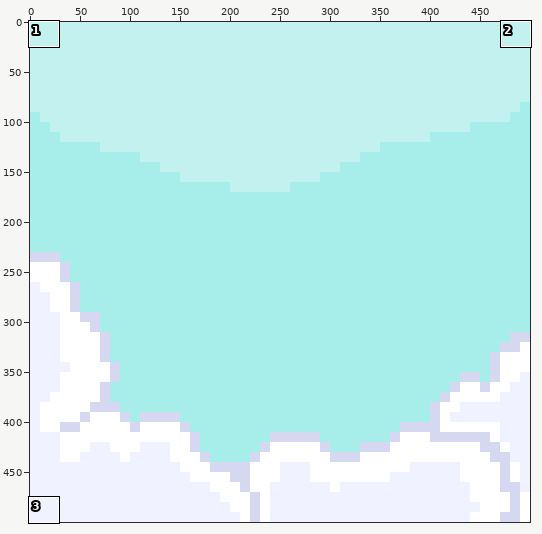
Two versions of one sprite sheet, assets/sky-morning.png. Above, an overview of the earlier version with the close-up marked.
Close-up. First the earlier version:
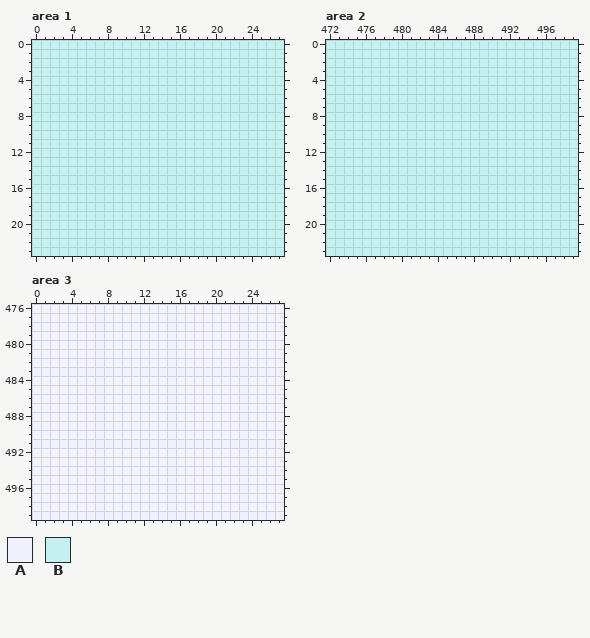
The file is 500x500 pixels. Pixels under 10% opacity are left out. Colours within 5 levels of each other are drawn and written as one. Shown: area 1: x 0..27, y 0..23; area 2: x 472..499, y 0..23; area 3: x 0..27, y 476..499. The commit also changed other parts of the picture, which this record leaves out.
Palette (. is transparent): A #f1f2ff  B #c2f1ef
Pixels before, area 1, first column x 0:
 0 BBBBBBBBBBBBBBBBBBBBBBBBBBBB
 1 BBBBBBBBBBBBBBBBBBBBBBBBBBBB
 2 BBBBBBBBBBBBBBBBBBBBBBBBBBBB
 3 BBBBBBBBBBBBBBBBBBBBBBBBBBBB
 4 BBBBBBBBBBBBBBBBBBBBBBBBBBBB
 5 BBBBBBBBBBBBBBBBBBBBBBBBBBBB
 6 BBBBBBBBBBBBBBBBBBBBBBBBBBBB
 7 BBBBBBBBBBBBBBBBBBBBBBBBBBBB
 8 BBBBBBBBBBBBBBBBBBBBBBBBBBBB
 9 BBBBBBBBBBBBBBBBBBBBBBBBBBBB
10 BBBBBBBBBBBBBBBBBBBBBBBBBBBB
11 BBBBBBBBBBBBBBBBBBBBBBBBBBBB
12 BBBBBBBBBBBBBBBBBBBBBBBBBBBB
13 BBBBBBBBBBBBBBBBBBBBBBBBBBBB
14 BBBBBBBBBBBBBBBBBBBBBBBBBBBB
15 BBBBBBBBBBBBBBBBBBBBBBBBBBBB
16 BBBBBBBBBBBBBBBBBBBBBBBBBBBB
17 BBBBBBBBBBBBBBBBBBBBBBBBBBBB
18 BBBBBBBBBBBBBBBBBBBBBBBBBBBB
19 BBBBBBBBBBBBBBBBBBBBBBBBBBBB
20 BBBBBBBBBBBBBBBBBBBBBBBBBBBB
21 BBBBBBBBBBBBBBBBBBBBBBBBBBBB
22 BBBBBBBBBBBBBBBBBBBBBBBBBBBB
23 BBBBBBBBBBBBBBBBBBBBBBBBBBBB
Pixels before, area 2, first column x 472:
 0 BBBBBBBBBBBBBBBBBBBBBBBBBBBB
 1 BBBBBBBBBBBBBBBBBBBBBBBBBBBB
 2 BBBBBBBBBBBBBBBBBBBBBBBBBBBB
 3 BBBBBBBBBBBBBBBBBBBBBBBBBBBB
 4 BBBBBBBBBBBBBBBBBBBBBBBBBBBB
 5 BBBBBBBBBBBBBBBBBBBBBBBBBBBB
 6 BBBBBBBBBBBBBBBBBBBBBBBBBBBB
 7 BBBBBBBBBBBBBBBBBBBBBBBBBBBB
 8 BBBBBBBBBBBBBBBBBBBBBBBBBBBB
 9 BBBBBBBBBBBBBBBBBBBBBBBBBBBB
10 BBBBBBBBBBBBBBBBBBBBBBBBBBBB
11 BBBBBBBBBBBBBBBBBBBBBBBBBBBB
12 BBBBBBBBBBBBBBBBBBBBBBBBBBBB
13 BBBBBBBBBBBBBBBBBBBBBBBBBBBB
14 BBBBBBBBBBBBBBBBBBBBBBBBBBBB
15 BBBBBBBBBBBBBBBBBBBBBBBBBBBB
16 BBBBBBBBBBBBBBBBBBBBBBBBBBBB
17 BBBBBBBBBBBBBBBBBBBBBBBBBBBB
18 BBBBBBBBBBBBBBBBBBBBBBBBBBBB
19 BBBBBBBBBBBBBBBBBBBBBBBBBBBB
20 BBBBBBBBBBBBBBBBBBBBBBBBBBBB
21 BBBBBBBBBBBBBBBBBBBBBBBBBBBB
22 BBBBBBBBBBBBBBBBBBBBBBBBBBBB
23 BBBBBBBBBBBBBBBBBBBBBBBBBBBB
Pixels before, area 3, first column x 0:
476 AAAAAAAAAAAAAAAAAAAAAAAAAAAA
477 AAAAAAAAAAAAAAAAAAAAAAAAAAAA
478 AAAAAAAAAAAAAAAAAAAAAAAAAAAA
479 AAAAAAAAAAAAAAAAAAAAAAAAAAAA
480 AAAAAAAAAAAAAAAAAAAAAAAAAAAA
481 AAAAAAAAAAAAAAAAAAAAAAAAAAAA
482 AAAAAAAAAAAAAAAAAAAAAAAAAAAA
483 AAAAAAAAAAAAAAAAAAAAAAAAAAAA
484 AAAAAAAAAAAAAAAAAAAAAAAAAAAA
485 AAAAAAAAAAAAAAAAAAAAAAAAAAAA
486 AAAAAAAAAAAAAAAAAAAAAAAAAAAA
487 AAAAAAAAAAAAAAAAAAAAAAAAAAAA
488 AAAAAAAAAAAAAAAAAAAAAAAAAAAA
489 AAAAAAAAAAAAAAAAAAAAAAAAAAAA
490 AAAAAAAAAAAAAAAAAAAAAAAAAAAA
491 AAAAAAAAAAAAAAAAAAAAAAAAAAAA
492 AAAAAAAAAAAAAAAAAAAAAAAAAAAA
493 AAAAAAAAAAAAAAAAAAAAAAAAAAAA
494 AAAAAAAAAAAAAAAAAAAAAAAAAAAA
495 AAAAAAAAAAAAAAAAAAAAAAAAAAAA
496 AAAAAAAAAAAAAAAAAAAAAAAAAAAA
497 AAAAAAAAAAAAAAAAAAAAAAAAAAAA
498 AAAAAAAAAAAAAAAAAAAAAAAAAAAA
499 AAAAAAAAAAAAAAAAAAAAAAAAAAAA
New version:
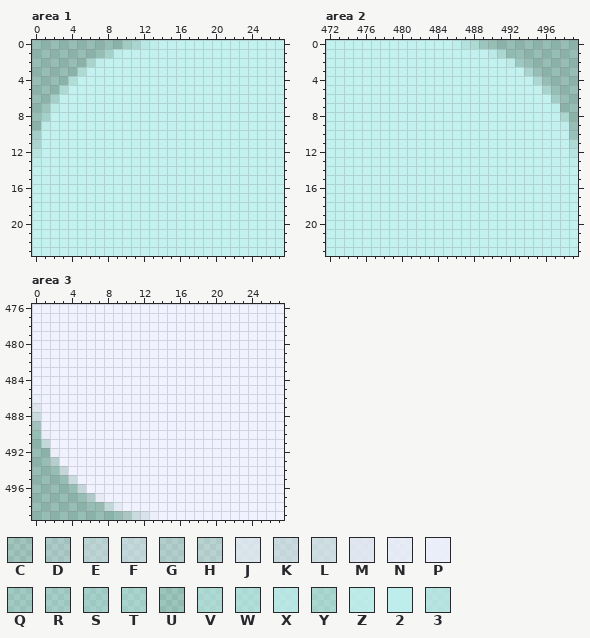
Colours new in this view: C #efefff20  D #efefff40  E #eff1ff70  F #eff1ff80  G #eff2ff50  H #eff2ff60  J #f0f2ffc0  K #f1f1ff90  L #f1f1ffa0  M #f1f1ffcf  N #f1f2ffdf  P #f1f2ffef  Q #bfefeb40  R #bfefec50  S #bfefec60  T #bfefed70  U #bfefef20  V #c1efed90  W #c0f1ef9f  X #c1f0efcf  Y #c1f1ef7f  Z #c1f1efdf  2 #c1f1efef  3 #c2f0efbf
The edit:
Area 1:
Colour B becomes colour 2 in row 0 at x 13; in row 1 at x 9; in row 2 at x 7; in row 13 at x 0.
Colour B becomes colour 3 in row 12 at x 0.
Colour B becomes colour Q in row 0 at x 10.
Colour B becomes colour R in row 10 at x 0.
Colour B becomes colour S in row 6 at x 2.
Colour B becomes colour T in row 2 at x 6.
Colour B becomes colour U in row 7 at x 1.
Colour B becomes colour V in row 0 at x 11; in row 3 at x 5; in row 5 at x 3; in row 11 at x 0.
Colour B becomes colour W in row 4 at x 4.
Colour B becomes colour X in row 0 at x 12.
Colour B becomes colour Y in row 1 at x 8; in row 8 at x 1.
Colour B becomes colour Z in row 7 at x 2; in row 9 at x 1.
The author cleared colour B in row 0 at x 0 to 9; in row 1 at x 0 to 7; in row 2 at x 0 to 5; in row 3 at x 0 to 4; in row 4 at x 0 to 3; in row 5 at x 0 to 2.
The author cleared colour B in row 6 at x 0 to 1; in rows 7 to 9 at x 0.
Area 2:
Colour B becomes colour 2 in row 0 at x 486; in row 7 at x 497; in row 9 at x 498; in row 13 at x 499.
Colour B becomes colour 3 in row 0 at x 487.
Colour B becomes colour Q in row 10 at x 499.
Colour B becomes colour R in row 0 at x 489.
Colour B becomes colour S in row 2 at x 493.
Colour B becomes colour T in row 6 at x 497.
Colour B becomes colour U in row 1 at x 492.
Colour B becomes colour V in row 0 at x 488; in row 3 at x 494; in row 5 at x 496; in row 11 at x 499.
Colour B becomes colour W in row 4 at x 495.
Colour B becomes colour X in row 12 at x 499.
Colour B becomes colour Y in row 1 at x 491; in row 8 at x 498.
Colour B becomes colour Z in row 1 at x 490; in row 2 at x 492.
The author cleared colour B in row 0 at x 490 to 499; in row 1 at x 493 to 499; in row 2 at x 494 to 499; in row 3 at x 495 to 499; in row 4 at x 496 to 499; in row 5 at x 497 to 499.
The author cleared colour B in rows 6 to 7 at x 498 to 499; in rows 8 to 9 at x 499.
Area 3:
Colour A becomes colour C in row 498 at x 7.
Colour A becomes colour D in row 489 at x 0.
Colour A becomes colour E in row 493 at x 2.
Colour A becomes colour F in row 491 at x 1; in row 498 at x 8.
Colour A becomes colour G in row 499 at x 10.
Colour A becomes colour H in row 497 at x 6.
Colour A becomes colour J in row 499 at x 12.
Colour A becomes colour K in row 488 at x 0; in row 494 at x 3; in row 496 at x 5; in row 499 at x 11.
Colour A becomes colour L in row 495 at x 4.
Colour A becomes colour M in row 487 at x 0.
Colour A becomes colour N in row 497 at x 7; in row 498 at x 9.
Colour A becomes colour P in row 486 at x 0; in row 490 at x 1; in row 492 at x 2; in row 499 at x 13.
The author cleared colour A in rows 490 to 491 at x 0; in rows 492 to 493 at x 0 to 1; in row 494 at x 0 to 2; in row 495 at x 0 to 3; in row 496 at x 0 to 4; in row 497 at x 0 to 5.
The author cleared colour A in row 498 at x 0 to 6; in row 499 at x 0 to 9.
